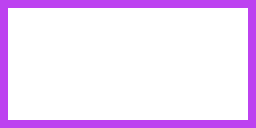
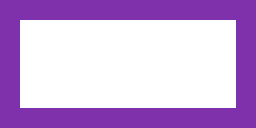
Two versions of the same layered image (256x128). Layer-by-layer changes:
removed layer "Layer 1" over [8, 8, 248, 120]
removed layer "Background" over [0, 0, 256, 128]
